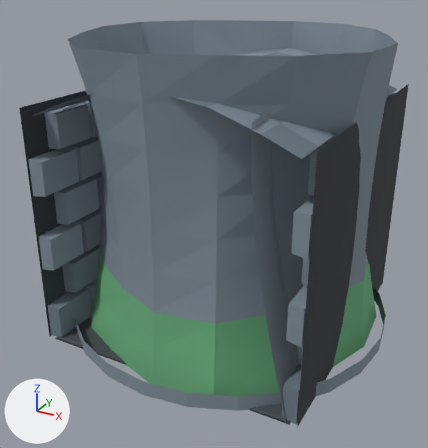
Before and after pictures for a commit that changed the Blender file assets/models/source_blend/dungeon_kit.blend.
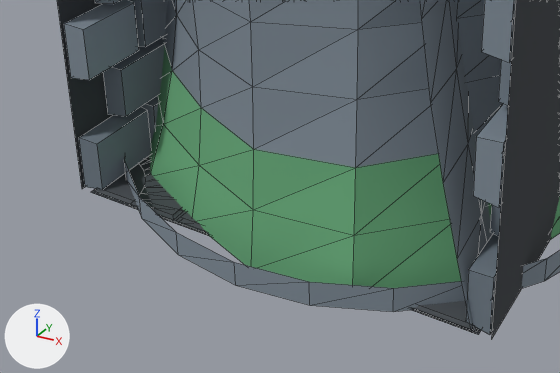
Each version appears first whole from a 50 mm lens placed at (3.73, -7.29, 5.05), pointed at (-0.1, -0.32, 1.56), and next in a close-up on the part from 0% to 79% of the width and 50% to 100% of the height. Lighting does not change. The marker at lower left points along +X, +Y and +Z. The last two pictures show the newer version. The close-ups show mesh edges as thin lines.

Names of what the first close-up shows: 'Macro_Alchemical_Shrine', 'Tile_Corridor_Corner', 'Tile_Corridor_Straight', 'Tile_Solid_Pillar'.
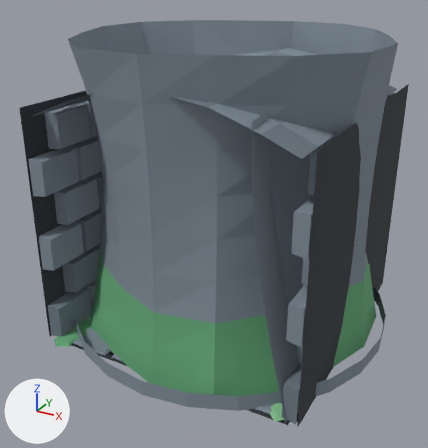
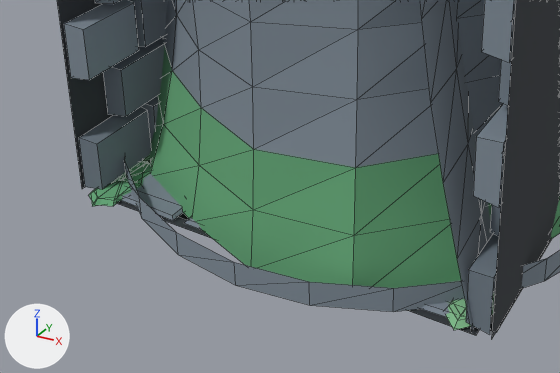
Commit message: feat(dungeon): replace grid floor with aged irregular organic flagstones, sprouting grass and corner moss

What differs and where, as boxes [x1, y1, x2, y2] in the close-ups (560 x 373 px):
'Tile_Corridor_Straight', reshaped
    both: [57, 0, 560, 339]
'Tile_Corridor_Corner', reshaped (mostly hidden)
    before: [130, 0, 493, 331]
    after: [91, 0, 551, 332]
part 1 of me_tile_corridor_straight_mesh, rebuilt
    before: [416, 301, 478, 332]
    after: [421, 303, 450, 317]
part 2 of me_tile_corridor_straight_mesh, rebuilt (mostly hidden)
    before: [178, 212, 203, 229]
    after: [184, 217, 202, 230]
part 3 of me_tile_corridor_straight_mesh, rebuilt (7% narrower, 7% shorter)
    before: [90, 189, 481, 335]
    after: [117, 200, 479, 336]
part 4 of me_tile_corridor_straight_mesh, built on (mostly hidden)
    before: [95, 155, 495, 334]
    after: [89, 154, 495, 330]
part 5 of me_tile_corridor_corner_mesh, rebuilt
    before: [130, 156, 473, 330]
    after: [179, 214, 551, 332]
part 6 of me_tile_corridor_corner_mesh, added (mostly hidden)
    after: [91, 160, 463, 306]

The edits, one by one:
Material 'M_Dungeon_Floor' (mat_m_dungeon_floor) changes colour from dark grey #484d52 to grey #7e8995; in linear values from (0.065, 0.075, 0.085) to (0.21, 0.25, 0.3).
Material 'M_Dungeon_Grass' (mat_m_dungeon_grass) is new.
Its base color is (0.16, 0.46, 0.22) (green #6fb581).
Its roughness is 0.8.
Material 'M_Dungeon_Floor_Dark' (mat_m_dungeon_floor_dark) is new.
Its base color is (0.14, 0.17, 0.21) (greyish blue #69737e).
Its roughness is 0.9.
Material 'M_Dungeon_Floor_Mossy' (mat_m_dungeon_floor_mossy) is new.
Its base color is (0.18, 0.29, 0.23) (greyish green #769384).
Its roughness is 0.88.
me_tile_corridor_straight_mesh is used by ob_tile_corridor_straight; location (0.0, 0.0, 0.0).
me_tile_corridor_straight_mesh had 1490 vertices, 1021 faces and spanned x -1.95..1.95, y -2.0..2.0, z 0.0..3.81.
me_tile_corridor_straight_mesh now has 2466 vertices, 1669 faces and spans x -1.95..1.95, y -2.13..2.28, z -0.01..3.81.
me_tile_corridor_straight_mesh part 1: the loose piece of 8 vertices spanning x 0.94..1.83, y -1.99..-1.36, z 0.01..0.03 is rebuilt with 10 vertices and now spans x 0.86..1.76, y -1.97..-1.4, z 0.0..0.03.
me_tile_corridor_straight_mesh part 2: the loose piece of 8 vertices spanning x -0.91..-0.02, y -1.98..-1.35, z 0.01..0.04 is rebuilt with 8 vertices and now spans x -0.85..-0.12, y -1.97..-1.38, z 0.0..0.03.
me_tile_corridor_straight_mesh part 3: the loose piece of 4 vertices spanning x -1.85..1.85, y -2.0..2.0, z 0.0 is rebuilt with 4 vertices and now spans x -1.83..1.83, y -2.0..2.0, z -0.01.
me_tile_corridor_straight_mesh part 4: 33 vertices moved from x -1.83..1.84, y -1.32..0.71, z 0.01..0.04 to x -1.75..1.76, y -1.77..0.71, z 0.0..0.24; 110 vertices removed from x -1.93..1.93, y -1.98..1.8, z 0.01..0.04; 1090 vertices added at x -1.9..1.91, y -2.13..2.28, z 0.0..0.25.
Other edits to the shape of me_tile_corridor_straight_mesh do not show in these pictures.
me_tile_corridor_straight_mesh gains material mat_m_dungeon_floor_dark (greyish blue #69737e).
me_tile_corridor_straight_mesh gains material mat_m_dungeon_floor_mossy (greyish green #769384).
me_tile_corridor_straight_mesh gains material mat_m_dungeon_grass (green #6fb581).
me_tile_corridor_corner_mesh is used by ob_tile_corridor_corner; location (0.0, 0.0, 0.0).
me_tile_corridor_corner_mesh had 154 vertices, 240 faces and spanned x -2.0..1.8, y -2.0..1.8, z 0.0..3.6.
me_tile_corridor_corner_mesh now has 1283 vertices, 905 faces and spans x -2.0..1.95, y -2.16..2.05, z -0.01..3.6.
me_tile_corridor_corner_mesh part 5: the loose piece of 77 vertices spanning x -2.0..1.8, y -2.0..1.8, z 0.02 is rebuilt with 4 vertices and now spans x -1.95..1.95, y -1.9..1.9, z -0.01, in mat_m_floor_grout (dark grey #353a3f).
me_tile_corridor_corner_mesh part 6: 1202 vertices added at x -1.92..1.9, y -2.16..2.05, z 0.0..0.25.
me_tile_corridor_corner_mesh gains material mat_m_dungeon_floor_dark (greyish blue #69737e).
me_tile_corridor_corner_mesh gains material mat_m_dungeon_floor_mossy (greyish green #769384).
me_tile_corridor_corner_mesh gains material mat_m_floor_grout (dark grey #353a3f).
me_tile_corridor_corner_mesh gains material mat_m_dungeon_grass (green #6fb581).
me_tile_corridor_corner_mesh gains material mat_m_dungeon_moss (green #65aa79).
me_tile_corridor_corner_mesh gains material mat_m_dungeon_moss_light (green #86c290).
